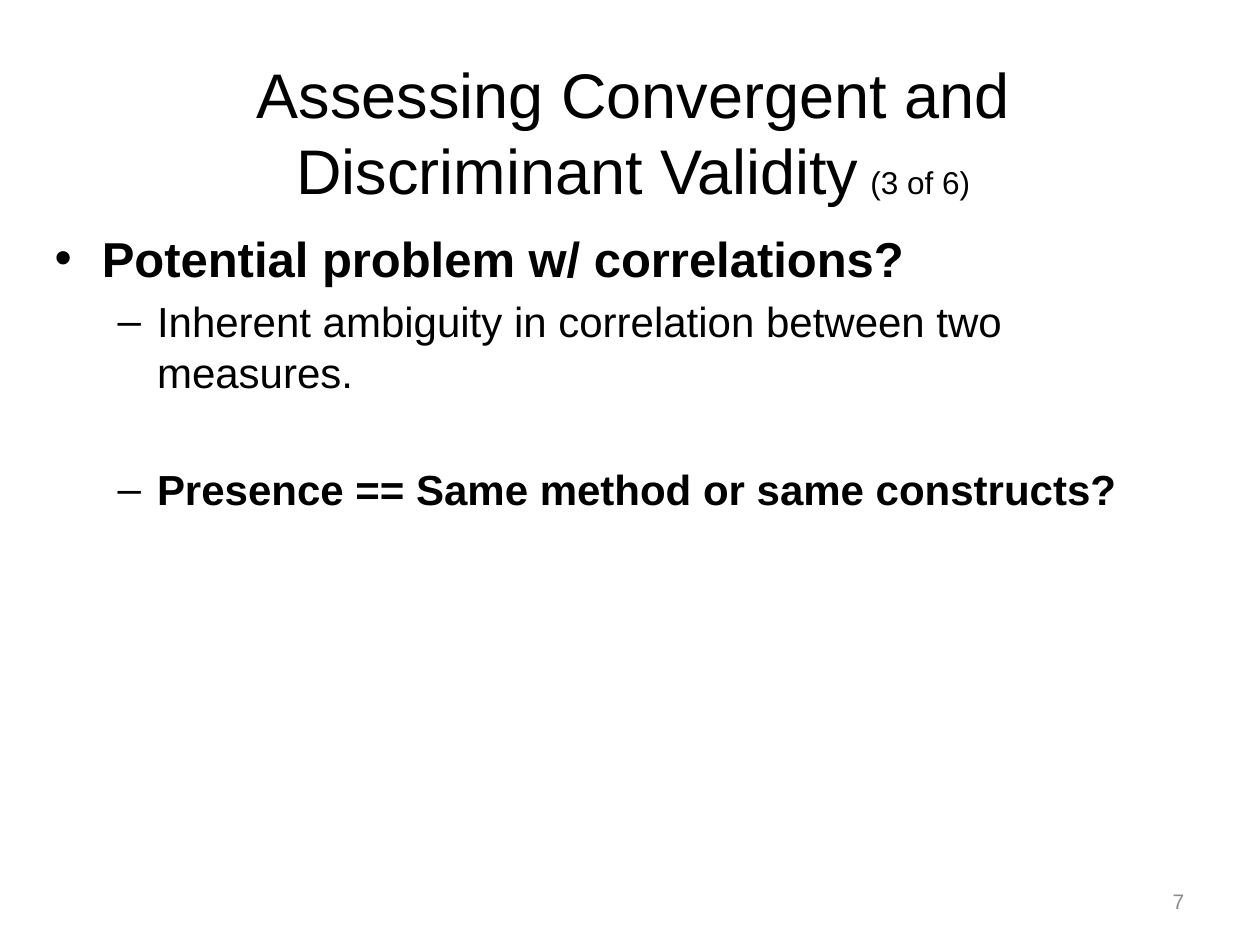
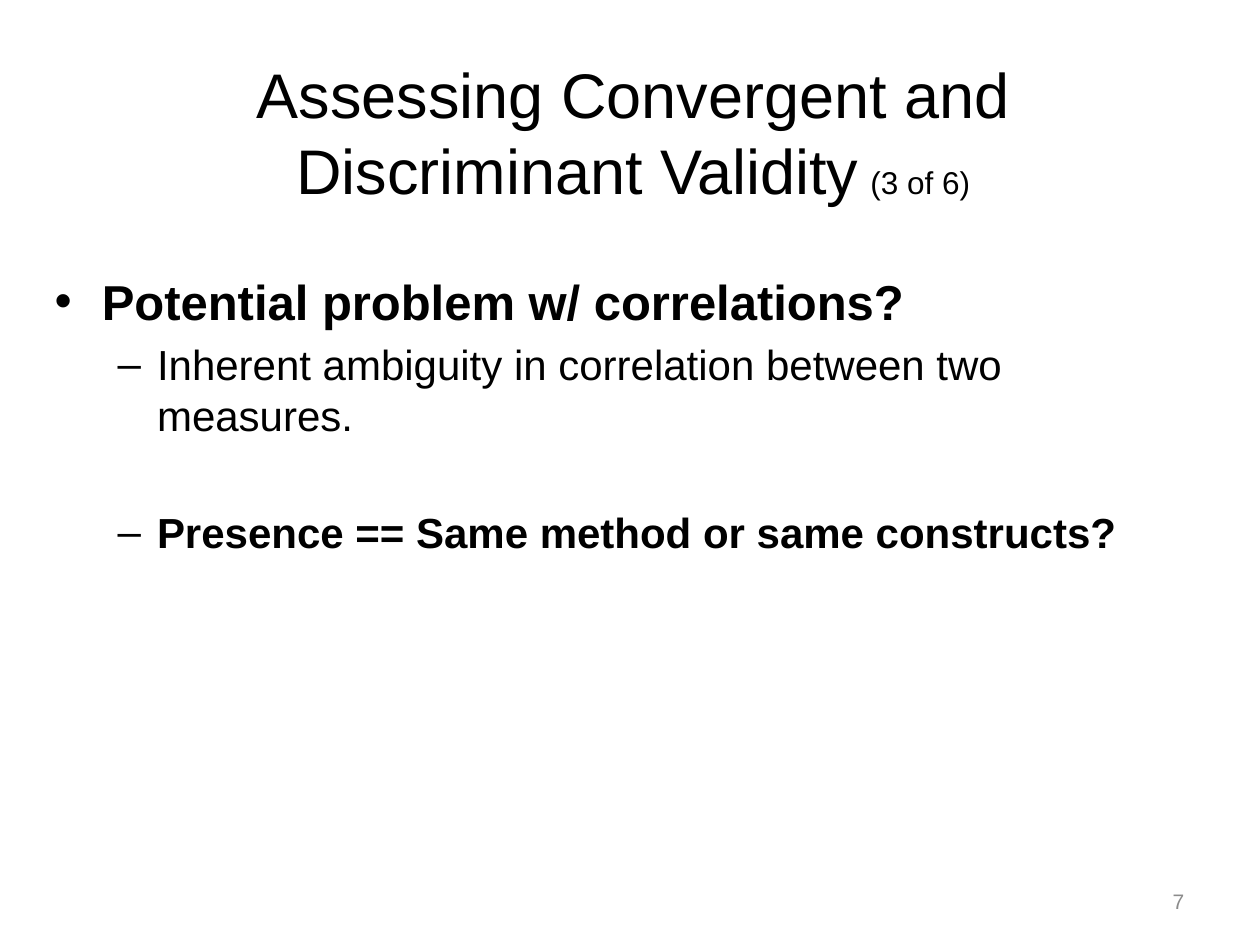
Before and after one commit to npm27/Teaching-Materials, a slide deck: slide 7 of Tests and Eval/Slides/8 Chapter 9.pptx. Drawn at 1260x945 pixels with LibreOffice and Linux fonts; fonts in the diff are those of the drawing. Boxes give left, top, right and bottom in pixels: in the first picture for what was removed or moved away, otherwise in the second. Text is boxed around its words. In the diff, an @@ line names an element or a change of style, - is before the commit and + after.

```diff
--- a/Tests and Eval/Slides/8 Chapter 9.pptx
+++ b/Tests and Eval/Slides/8 Chapter 9.pptx
@@ text "Potential problem w/ correlations?": place and size @@
-text "Potential problem w/ correlations?" at <box>102,241,1116,506</box>
+text "Potential problem w/ correlations?" at <box>102,284,1116,549</box>
```
Also in this commit, not shown: 1 other slide changed.
